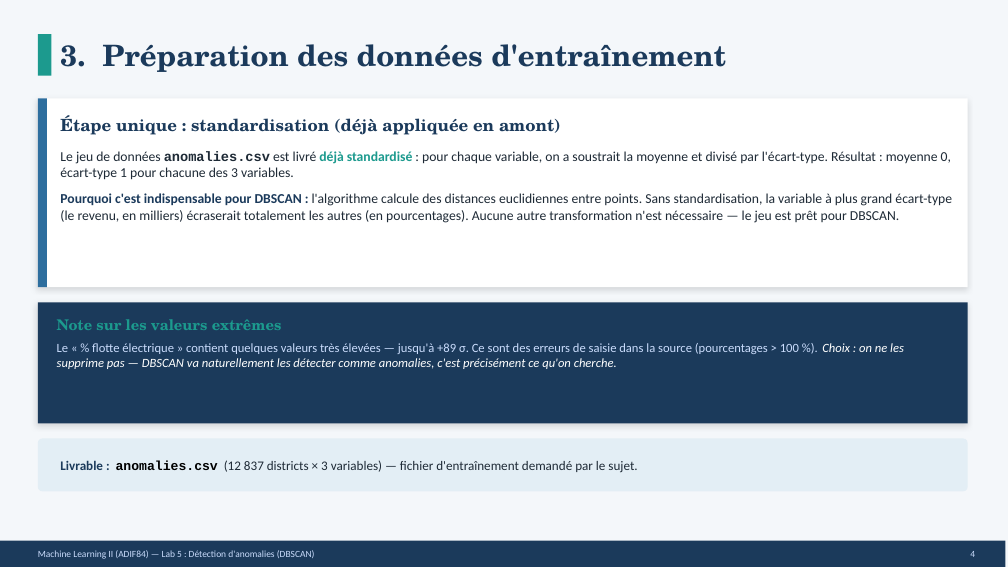
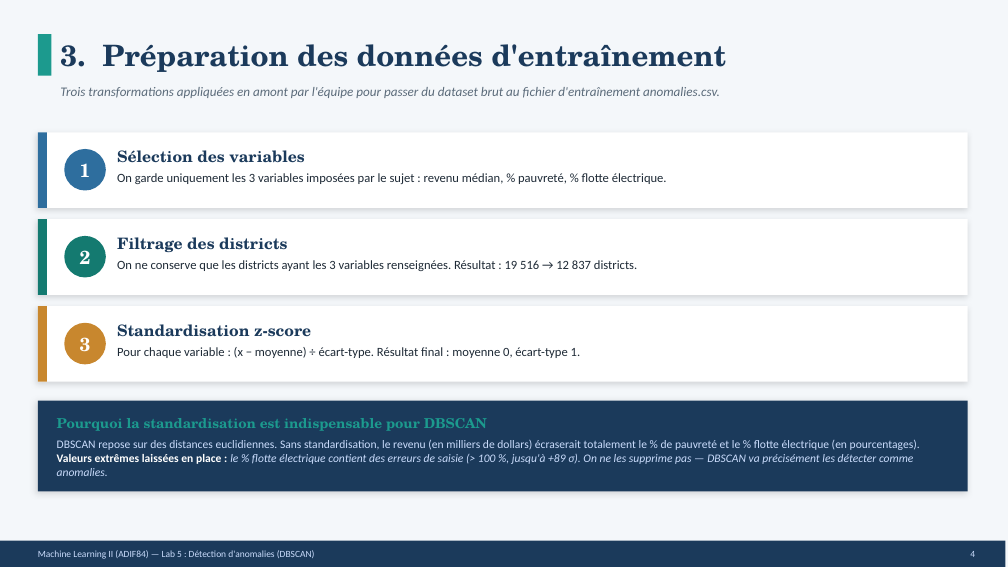
Before and after one commit to Gabriel-orcun/Machine-learning-2, a slide deck: slide 4 of TP5/presentation/Lab5_Anomalies_DBSCAN.pptx. Drawn at 1008x567 pixels with LibreOffice and Linux fonts; fonts in the diff are those of the drawing. Boxes give left, top, right and bottom in pixels: in the first picture for what was removed or moved away, otherwise in the second. Text is boxed around its words. In the diff, an @@ line names an element or a change of style, - is before the commit and + after.

Commit message:
TP5 : refonte slides 3-4 (3 transformations de preparation)

```diff
--- a/TP5/presentation/Lab5_Anomalies_DBSCAN.pptx
+++ b/TP5/presentation/Lab5_Anomalies_DBSCAN.pptx
@@ text added at <box>60,87,720,98</box>, 12.5 pt, text #5B6B7A, italic @@
+Trois transformations appliquées en amont par l'équipe pour passer du dataset brut au fichier d'entraînement anomalies.csv.
@@ text removed at <box>60,115,561,135</box> @@
-Étape unique : standardisation (déjà appliquée en amont)
@@ rectangle: place and size @@
-rectangle at <box>38,98,968,287</box>
+rectangle at <box>38,132,968,208</box>
@@ rectangle: place and size @@
-rectangle at <box>38,98,47,287</box>
+rectangle at <box>38,132,47,208</box>
@@ ellipse added at <box>64,149,106,191</box>, fill #2E6E9E @@
@@ text removed at <box>60,151,952,223</box> @@
-Le jeu de données anomalies.csv est livré déjà standardisé : pour chaque variable, on a soustrait la moyenne et divisé par l'écart-type. Résultat : moyenne 0, écart-type 1 pour chacune des 3 variables.
-Pourquoi c'est indispensable pour DBSCAN : l'algorithme calcule des distances euclidiennes entre points. Sans standardisation, la variable à plus grand écart-type (le revenu, en milliers) écraserait totalement les autres (en pourcentages). Aucune autre transformation n'est nécessaire — le jeu est prêt pour DBSCAN.
@@ text added at <box>80,164,91,177</box>, 18 pt, text #FFFFFF, bold @@
+1
@@ text added at <box>117,150,305,163</box>, 15 pt, text #1B3A5B, bold @@
+Sélection des variables
@@ text added at <box>117,173,667,184</box>, 12 pt, text #1E2A36 @@
+On garde uniquement les 3 variables imposées par le sujet : revenu médian, % pauvreté, % flotte électrique.
@@ rectangle added at <box>38,219,968,295</box>, fill #FFFFFF @@
@@ rectangle added at <box>38,219,47,295</box>, fill #147A70 @@
@@ ellipse added at <box>64,236,106,278</box>, fill #147A70 @@
@@ text added at <box>117,237,287,252</box>, 15 pt, text #1B3A5B, bold @@
+Filtrage des districts
@@ text added at <box>80,250,91,264</box>, 18 pt, text #FFFFFF, bold @@
+2
@@ text added at <box>117,260,637,271</box>, 12 pt, text #1E2A36 @@
+On ne conserve que les districts ayant les 3 variables renseignées. Résultat : 19 516 → 12 837 districts.
@@ rectangle added at <box>38,306,968,382</box>, fill #FFFFFF @@
@@ rectangle added at <box>38,306,47,382</box>, fill #C8872E @@
@@ text removed at <box>57,319,282,330</box> @@
-Note sur les valeurs extrêmes
@@ ellipse added at <box>64,323,106,364</box>, fill #C8872E @@
@@ text added at <box>117,324,311,337</box>, 15 pt, text #1B3A5B, bold @@
+Standardisation z-score
@@ text removed at <box>57,343,904,369</box> @@
-Le « % flotte électrique » contient quelques valeurs très élevées — jusqu'à +89 σ. Ce sont des erreurs de saisie dans la source (pourcentages > 100 %). Choix : on ne les supprime pas — DBSCAN va naturellement les détecter comme anomalies, c'est précisément ce qu'on cherche.
@@ text added at <box>80,337,91,352</box>, 18 pt, text #FFFFFF, bold @@
+3
@@ text added at <box>117,347,581,358</box>, 12 pt, text #1E2A36 @@
+Pour chaque variable : (x − moyenne) ÷ écart-type. Résultat final : moyenne 0, écart-type 1.
@@ rectangle: place and size @@
-rectangle at <box>38,302,968,423</box>
+rectangle at <box>38,401,968,492</box>
@@ text added at <box>57,418,487,431</box>, 13 pt, text #1C9A8E, bold @@
+Pourquoi la standardisation est indispensable pour DBSCAN
@@ rounded rectangle removed at <box>38,439,968,492</box> @@
@@ text at <box>57,440,920,476</box>: text changed; size 12.5 to 11 pt; text colour #1E2A36 to #CADCFC @@
-Livrable : anomalies.csv (12 837 districts × 3 variables) — fichier d'entraînement demandé par le sujet.
+DBSCAN repose sur des distances euclidiennes. Sans standardisation, le revenu (en milliers de dollars) écraserait totalement le % de pauvreté et le % flotte électrique (en pourcentages). Valeurs extrêmes laissées en place : le % flotte électrique contient des erreurs de saisie (> 100 %, jusqu'à +89 σ). On ne les supprime pas — DBSCAN va précisément les détecter comme anomalies.
@@ text "DBSCAN repose sur des distances ..." at <box>57,440,920,476</box>: vertical alignment middle to top @@
```
Also in this commit, not shown: 1 other slide changed, 1 other file.
